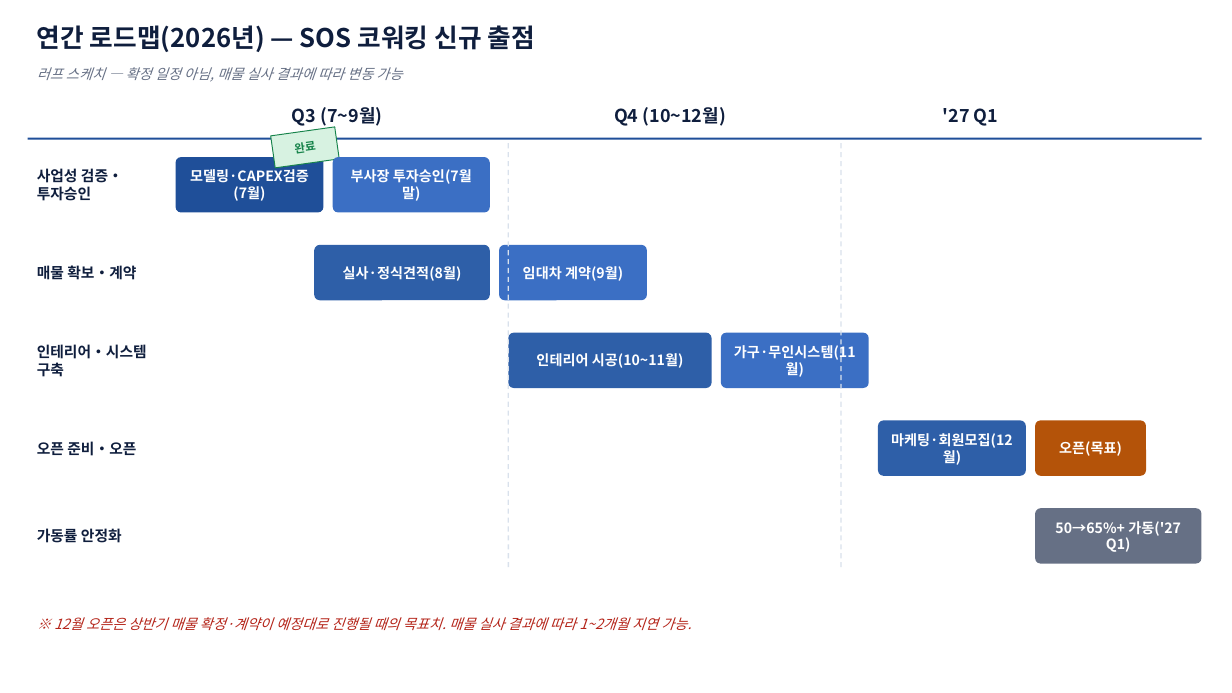
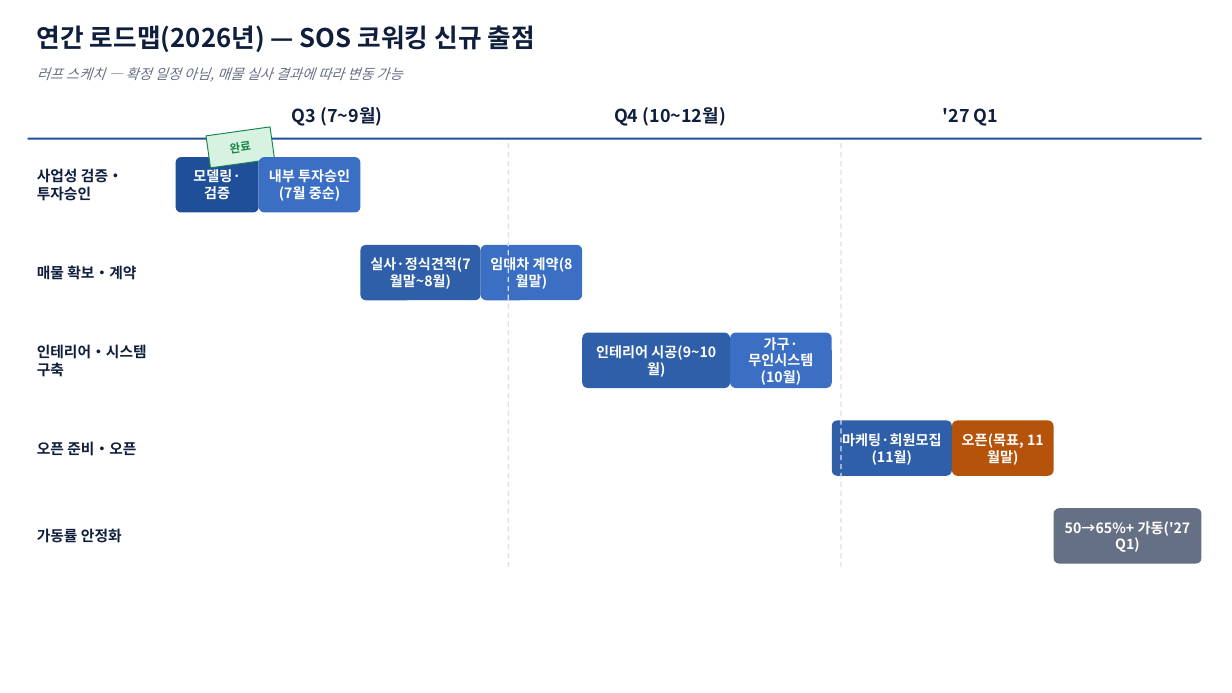
Before and after one commit to soslabga/project-sos-pricing-engine, a slide deck: slide 2 of 프로젝트_SOS_주간보고.pptx. Drawn at 1232x693 pixels with LibreOffice and Linux fonts; fonts in the diff are those of the drawing. Boxes give left, top, right and bottom in pixels: in the first picture for what was removed or moved away, otherwise in the second. Text is boxed around its words. In the diff, an @@ line names an element or a change of style, - is before the commit and + after.

```diff
--- a/프로젝트_SOS_주간보고.pptx
+++ b/프로젝트_SOS_주간보고.pptx
@@ rectangle "완료": place and size @@
-rectangle "완료" at (271, 127, 339, 168)
+rectangle "완료" at (206, 127, 275, 168)
@@ rounded rectangle: place and size @@
-rounded rectangle at (176, 157, 323, 213)
+rounded rectangle at (176, 157, 259, 213)
@@ text at (193, 169, 240, 199): text changed @@
-모델링·CAPEX검증(7월)
+모델링·검증
@@ rounded rectangle: place and size @@
-rounded rectangle at (333, 157, 490, 213)
+rounded rectangle at (259, 157, 360, 213)
@@ text at (269, 169, 350, 201): text changed @@
-부사장 투자승인(7월말)
+내부 투자승인(7월 중순)
@@ rounded rectangle: place and size @@
-rounded rectangle at (314, 245, 490, 300)
+rounded rectangle at (360, 245, 481, 300)
@@ text at (370, 257, 470, 289): text changed @@
-실사·정식견적(8월)
+실사·정식견적(7월말~8월)
@@ rounded rectangle: place and size @@
-rounded rectangle at (499, 245, 647, 300)
+rounded rectangle at (481, 245, 582, 300)
@@ text at (490, 255, 573, 273): text changed @@
-임대차 계약(9월)
+임대차 계약(8월말)
@@ rounded rectangle: place and size @@
-rounded rectangle at (508, 333, 712, 388)
+rounded rectangle at (582, 333, 730, 388)
@@ text at (596, 345, 716, 360): text changed @@
-인테리어 시공(10~11월)
+인테리어 시공(9~10월)
@@ rounded rectangle: place and size @@
-rounded rectangle at (721, 333, 869, 388)
+rounded rectangle at (730, 333, 832, 388)
@@ text at (748, 337, 813, 385): text changed @@
-가구·무인시스템(11월)
+가구·무인시스템(10월)
@@ rounded rectangle: place and size @@
-rounded rectangle at (878, 421, 1026, 476)
+rounded rectangle at (832, 421, 952, 476)
@@ text at (842, 433, 942, 465): text changed @@
-마케팅·회원모집(12월)
+마케팅·회원모집(11월)
@@ rounded rectangle: place and size @@
-rounded rectangle at (1035, 421, 1146, 476)
+rounded rectangle at (952, 421, 1054, 476)
@@ text at (962, 433, 1024, 448): text changed @@
-오픈(목표)
+오픈(목표, 11월말)
@@ text "50→65%+ 가동('27 Q1)": place and size @@
-text "50→65%+ 가동('27 Q1)" at (1055, 521, 1181, 552)
+text "50→65%+ 가동('27 Q1)" at (1065, 521, 1191, 552)
@@ rounded rectangle: place and size @@
-rounded rectangle at (1035, 508, 1202, 564)
+rounded rectangle at (1054, 508, 1202, 564)
@@ text removed at (54, 617, 691, 630) @@
-※ 12월 오픈은 상반기 매물 확정·계약이 예정대로 진행될 때의 목표치. 매물 실사 결과에 따라 1~2개월 지연 가능.
```
Also in this commit, not shown: 1 other slide changed, 1 other file.
